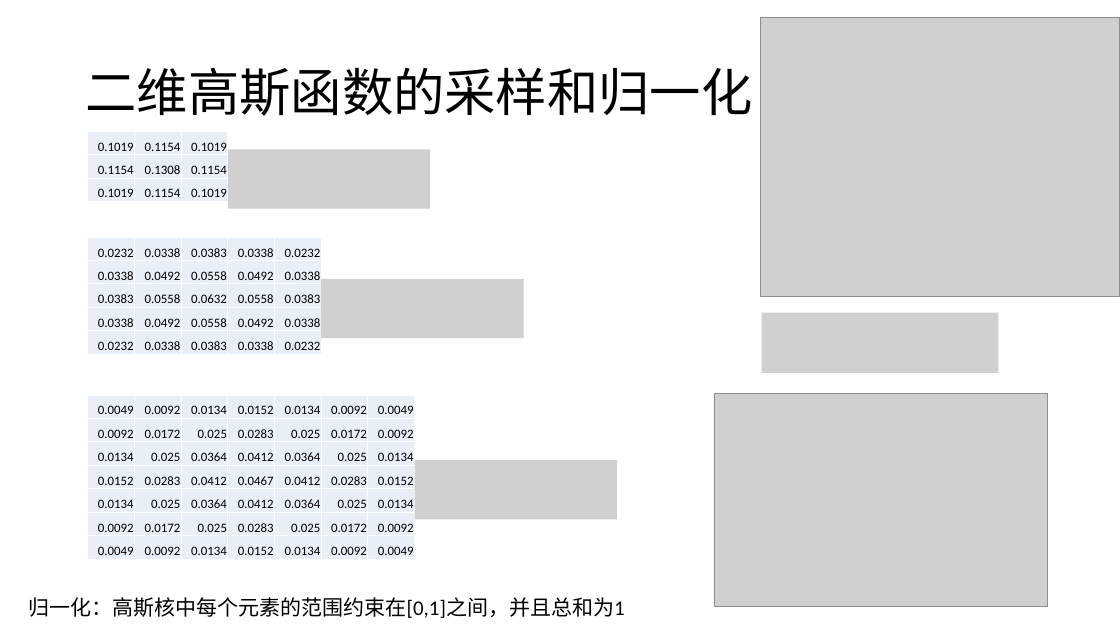
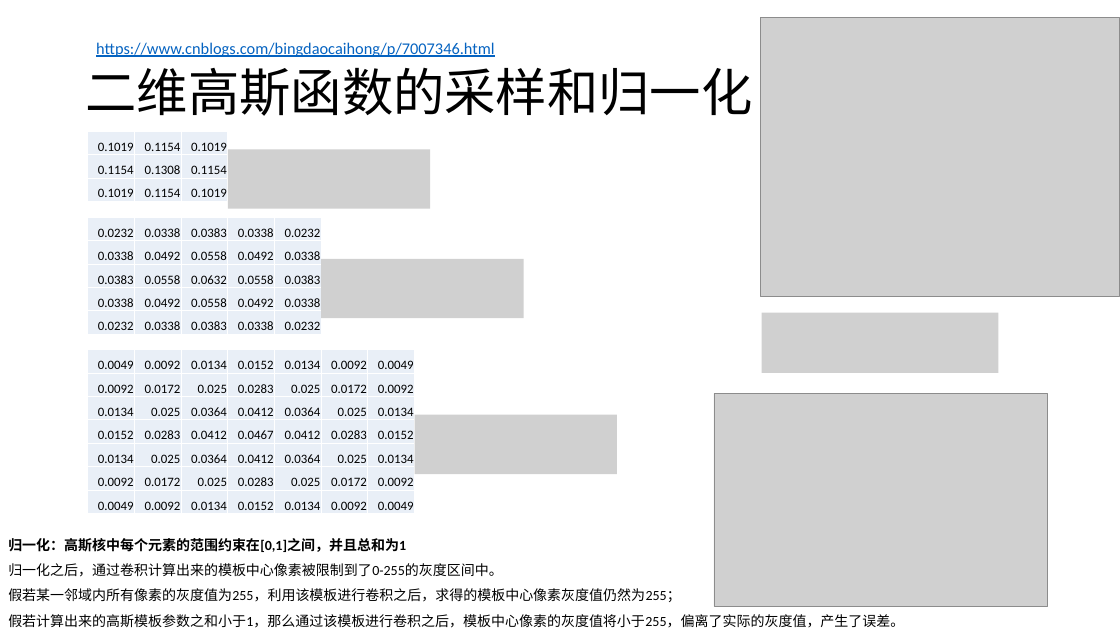
Before and after one commit to LeonJinC/Fast-Convolution-with-SIMD-and-GEMM, a slide deck: slide 3 of 结合SIMD和GEMM的快速卷积及其在高斯模糊中的应用.pptx. Drawn at 1120x630 pixels with LibreOffice and Linux fonts; fonts in the diff are those of the drawing; grey boxes stand for pictures. Boxes give left, top, right and bottom in pixels: in the first picture for what was removed or moved away, otherwise in the second. Text is boxed around its words. In the diff, an @@ line names an element or a change of style, - is before the commit and + after.

Commit message:
update ppt

```diff
--- a/结合SIMD和GEMM的快速卷积及其在高斯模糊中的应用.pptx
+++ b/结合SIMD和GEMM的快速卷积及其在高斯模糊中的应用.pptx
@@ text added at (96, 42, 495, 57), 14 pt, text #0563C1, underline @@
+https://www.cnblogs.com/bingdaocaihong/p/7007346.html
@@ table: place and size @@
-table at (88, 237, 323, 355)
+table at (88, 218, 323, 335)
@@ picture: place and size @@
-picture at (321, 279, 523, 339)
+picture at (321, 259, 523, 318)
@@ table: place and size @@
-table at (88, 395, 418, 559)
+table at (88, 350, 418, 514)
@@ picture added at (415, 415, 618, 475) @@
@@ picture removed at (415, 460, 618, 520) @@
@@ text "归一化：高斯核中每个元素的范围约束在[0,1]之间，并且总和为1": place and size @@
-text "归一化：高斯核中每个元素的范围约束在[0,1]之间，并且总和为1" at (29, 597, 625, 618)
+text "归一化：高斯核中每个元素的范围约束在[0,1]之间，并且总和为1" at (8, 538, 904, 628)
@@ text at (8, 538, 406, 552): size 18 to 12 pt, bold on in "归一化：高斯核中每个元素的范围约束在[0,1]之间，并且总和为1"; line spacing 1 to 1.5 @@
@@ text at (8, 563, 904, 628): paragraphs added @@
+归一化之后，通过卷积计算出来的模板中心像素被限制到了0-255的灰度区间中。
+假若某一邻域内所有像素的灰度值为255，利用该模板进行卷积之后，求得的模板中心像素灰度值仍然为255；
+假若计算出来的高斯模板参数之和小于1，那么通过该模板进行卷积之后，模板中心像素的灰度值将小于255，偏离了实际的灰度值，产生了误差。
```
